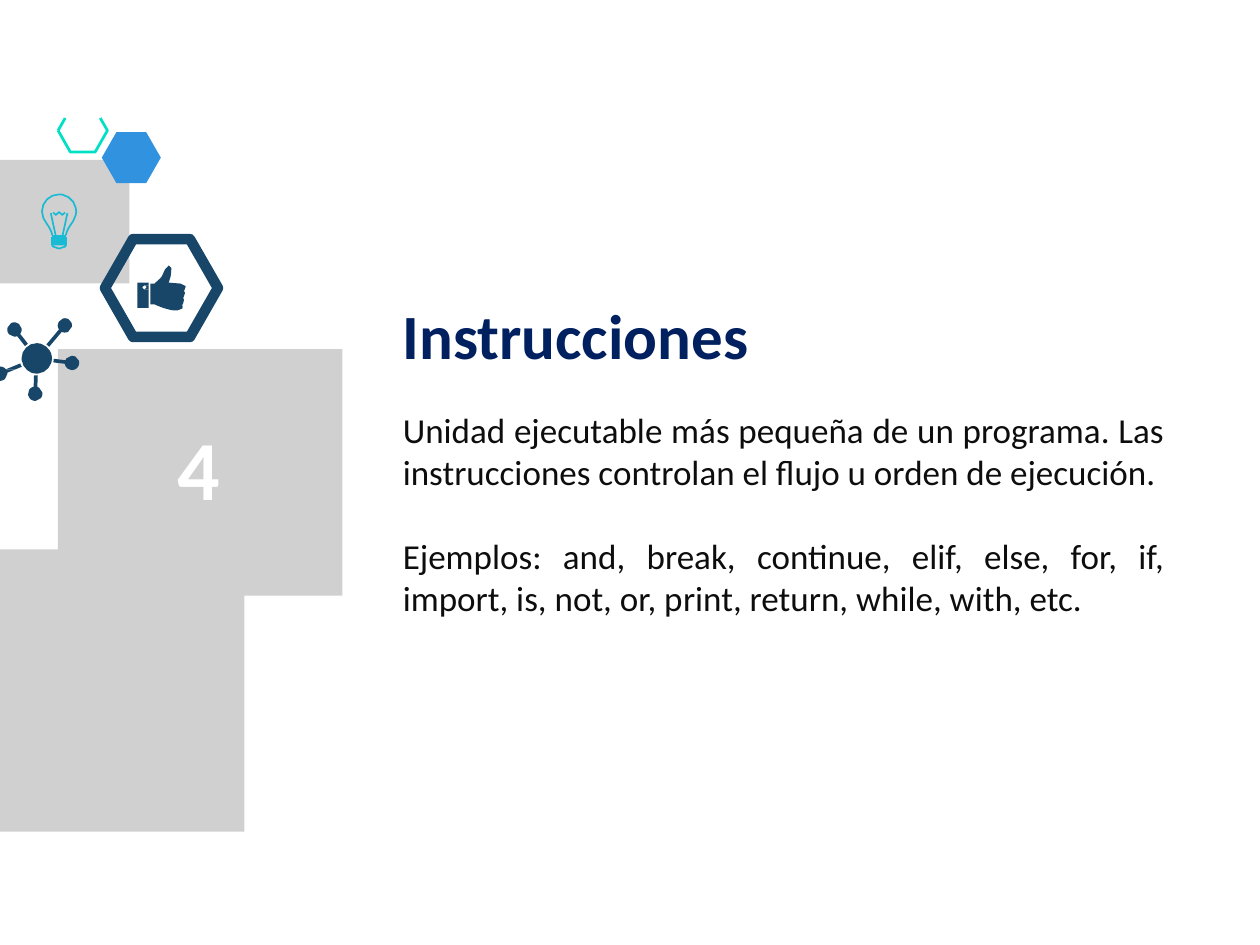
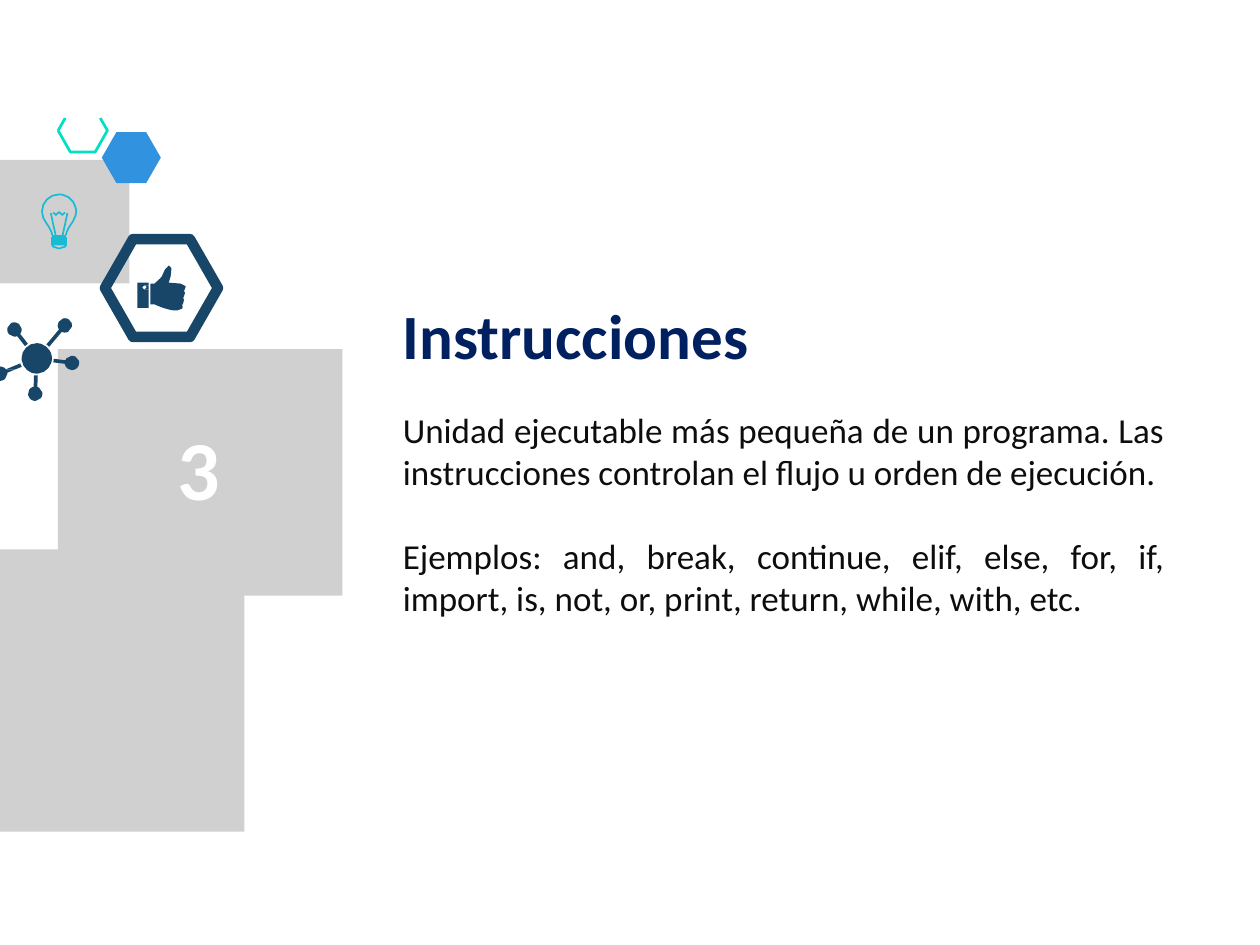
Before and after one commit to lizetheP/PensamientoC, a slide deck: slide 5 of CalendarioAgo2022/presentaciones/3_Componentes.pptx (slide 6 before the commit). Drawn at 1260x945 pixels with LibreOffice and Linux fonts; fonts in the diff are those of the drawing; grey boxes stand for pictures. Boxes give left, top, right and bottom in pixels: in the first picture for what was removed or moved away, otherwise in the second. Text is boxed around its words. In the diff, an @@ line names an element or a change of style, - is before the commit and + after.

```diff
--- a/CalendarioAgo2022/presentaciones/3_Componentes.pptx
+++ b/CalendarioAgo2022/presentaciones/3_Componentes.pptx
@@ text at [177, 445, 219, 500]: text changed @@
-4
+3
```
Also in this commit, not shown: 1 other slide changed, 1 slide removed.
